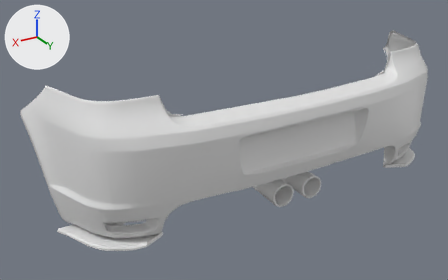
The glTF model public/parts/wendtStrom_rearBumper_trackBase.glb as it was, and as the next commit left it.
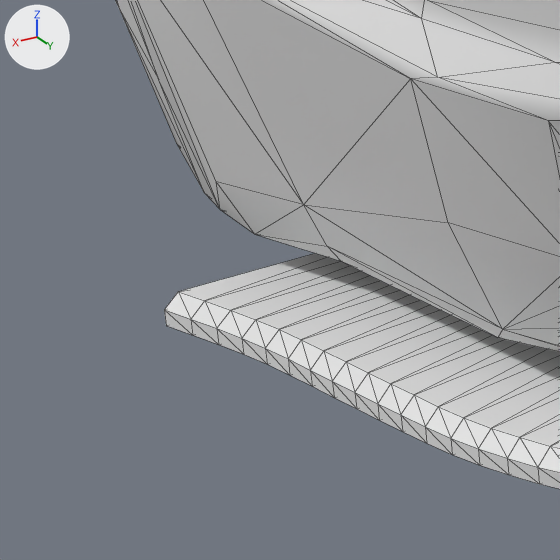
Old and new are each drawn whole from a camera (50 mm lens) standing at (1.276, 3.578, 1.333) and looking at (0.148, 1.699, 0.393) and again close up on the part from 9% to 22% of the width and 70% to 92% of the height. Arrows for +X, +Y and +Z are at upper left; the lights stay in place. The first two pictures are the older version. The close-ups show mesh edges as thin lines. Where no turn or scale is listed for an object, it has been applied to the vertices. Vertices at exactly the same position are counted once.

Objects in the first close-up: 'rearBumper_trackBase'.
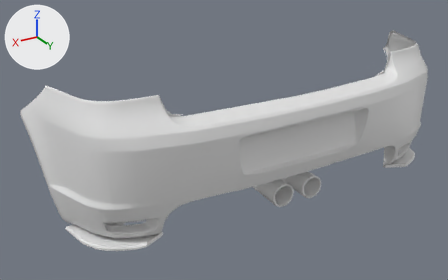
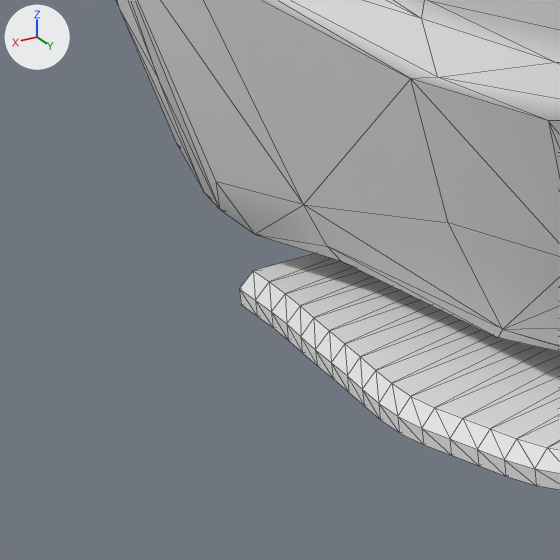
Commit message: Wendt Strom: Track Base rear lips taper evenly to the arches

Where the change shows, as pixel boxes [x1, y1, x2, y2] in the close-ups (560 x 560 px; the box of a moved part takes in the faces that stretch with it):
```json
{"object": "rearBumper_trackBase", "change": "reshaped", "before": [115, 0, 560, 489], "after": [115, 0, 560, 490]}
{"part": 1, "of": "me_wendtstrom_rearbumper_trackbase", "change": "moved or reshaped", "before": [164, 253, 450, 397], "after": [239, 253, 451, 392]}
```

The change, as JSON lines over the scene's bpy script:
```json
{"block": "me_wendtstrom_rearbumper_trackbase", "where": "me_wendtstrom_rearbumper_trackbase.from_pydata(...)  # 957 vertices, 1662 faces; spans x -0.85..0.85, y -0.26..0.26, z -0.26..0.26"}
{"block": "me_wendtstrom_rearbumper_trackbase", "where": "# used by ob_rearbumper_trackbase; location = (0.0001, 1.7645, 0.4402)"}
{"block": "me_wendtstrom_rearbumper_trackbase", "change": "me_wendtstrom_rearbumper_trackbase part 1: all 21 vertices in x 0.77..0.81, y -0.1..-0.02, z -0.26..-0.24 are moved by (-0.02, 0.0, 0.0)"}
```
